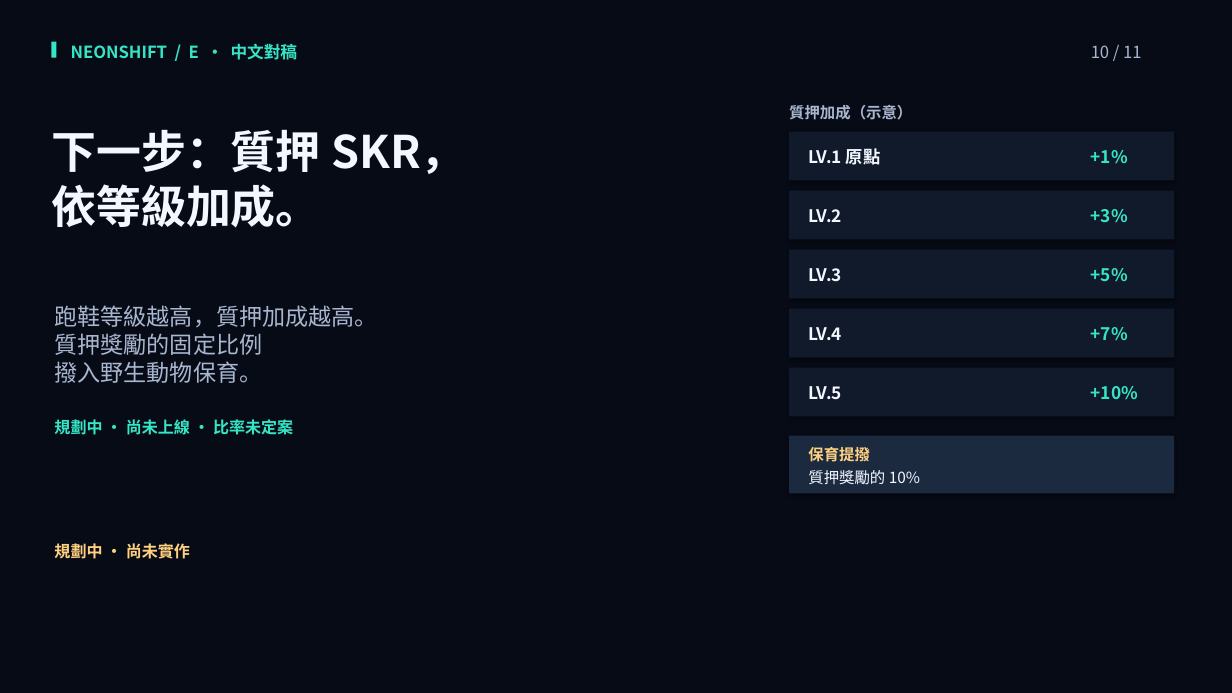
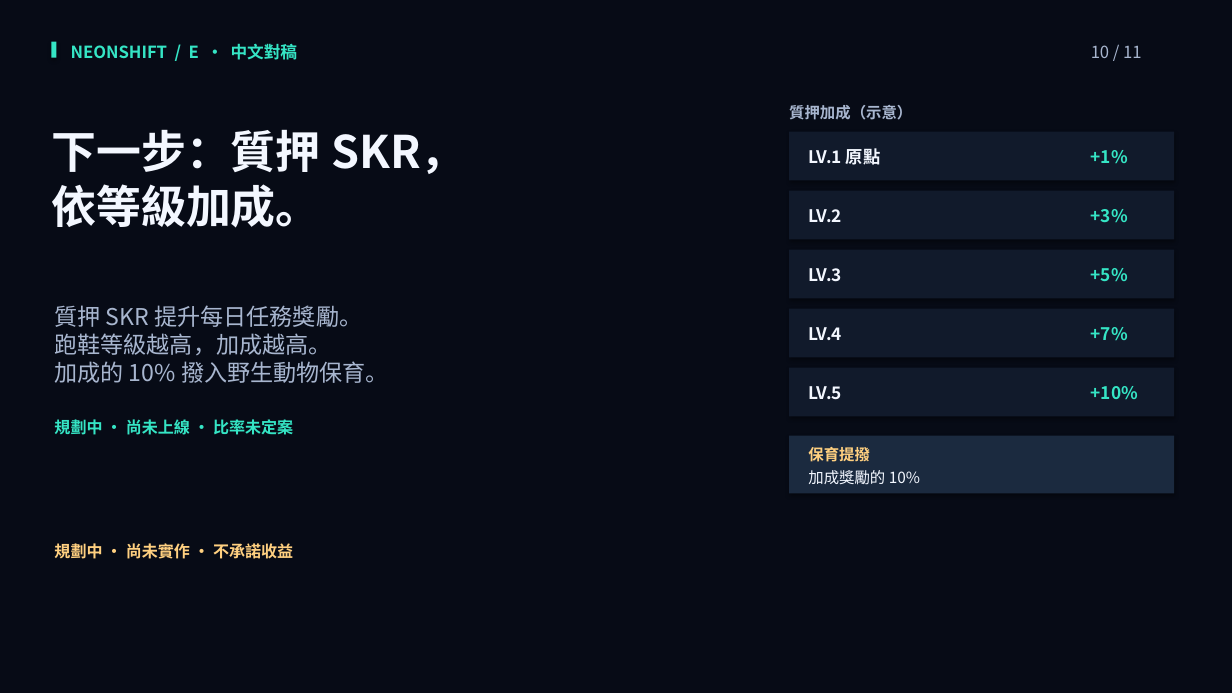
Before and after one commit to stan0714/neonshift, a slide deck: slide 10 of output/hackathon-flexclip-en/flexclip-v4/NeonShift_FlexClip_v4_ZH-TW_Review.pptx. Drawn at 1232x693 pixels with LibreOffice and Linux fonts; fonts in the diff are those of the drawing. Boxes give left, top, right and bottom in pixels: in the first picture for what was removed or moved away, otherwise in the second. Text is boxed around its words. In the diff, an @@ line names an element or a change of style, - is before the commit and + after.

```diff
--- a/output/hackathon-flexclip-en/flexclip-v4/NeonShift_FlexClip_v4_ZH-TW_Review.pptx
+++ b/output/hackathon-flexclip-en/flexclip-v4/NeonShift_FlexClip_v4_ZH-TW_Review.pptx
@@ text at (54, 305, 389, 383): text changed @@
-跑鞋等級越高，質押加成越高。
-質押獎勵的固定比例
-撥入野生動物保育。
+質押 SKR 提升每日任務獎勵。
+跑鞋等級越高，加成越高。
+加成的 10% 撥入野生動物保育。
@@ text at (808, 470, 920, 485): text changed @@
-質押獎勵的 10%
+加成獎勵的 10%
@@ text at (54, 543, 293, 559): text changed @@
-規劃中 · 尚未實作
+規劃中 · 尚未實作 · 不承諾收益
```
Also in this commit, not shown: 3 other slides changed, 36 other files.
